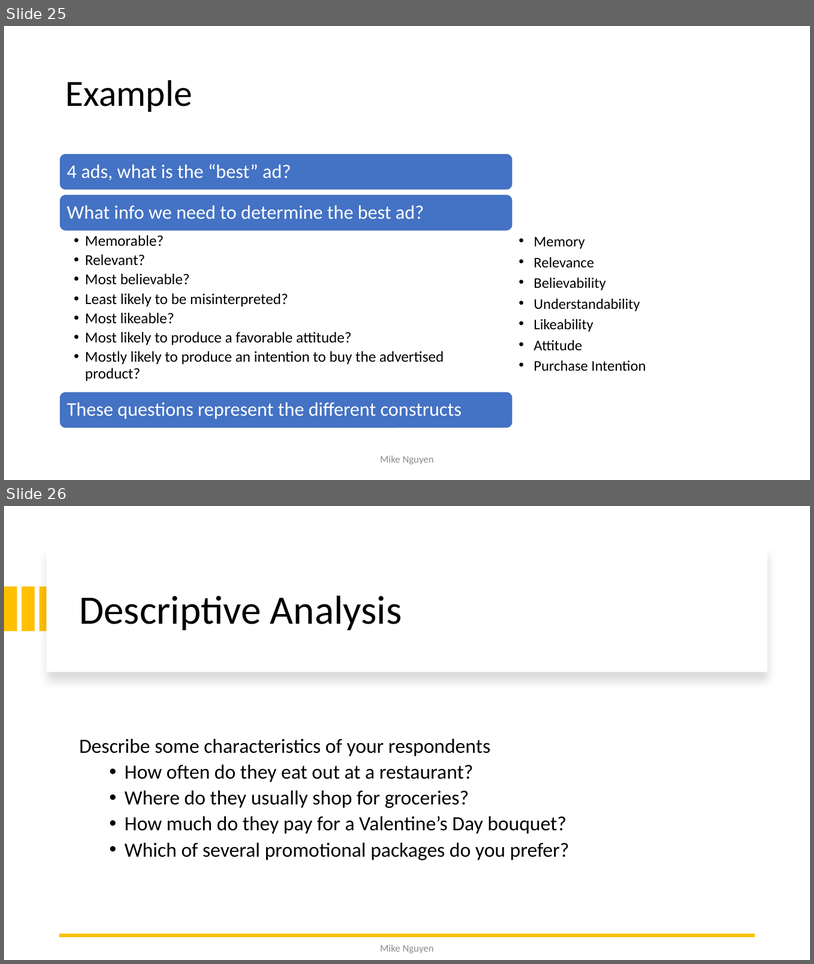
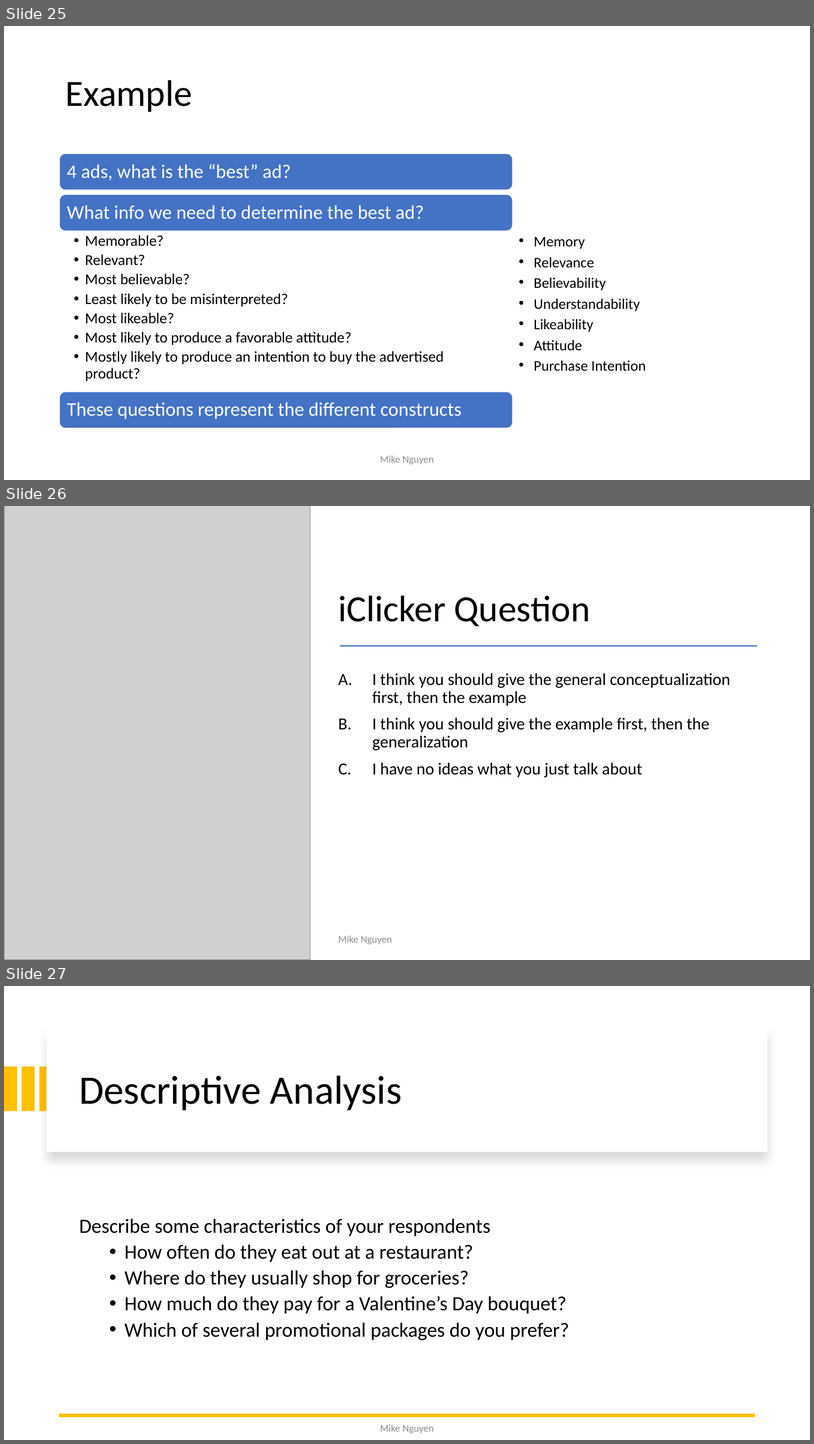
Before and after one commit to mikenguyen13/mar4050, a slide deck: lectures/4/1_External Secondary Data_Causal Research.pptx. Shown one above the other, each under a label of ours: slides 25 and 26 before the commit, slides 25, 26 and 27 after it. The pictures are 814x964 and 814x1444 pixels, drawn with LibreOffice and Linux fonts; fonts in the diff are those of the drawing; grey boxes stand for pictures. Boxes give left, top, right and bottom in pixels: in the first picture for what was removed or moved away, otherwise in the second. Text is boxed around its words. In the diff, an @@ line names an element or a change of style, - is before the commit and + after.

```diff
--- a/lectures/4/1_External Secondary Data_Causal Research.pptx
+++ b/lectures/4/1_External Secondary Data_Causal Research.pptx
@@ slide 26 added at [4, 506, 810, 960], background #FFFFFF @@
@@ picture added at [4, 506, 311, 960] @@
@@ title added at [338, 595, 591, 626], 44 pt, text #000000 @@
+iClicker Question
@@ line added from (341, 646) to (758, 646), #4472C4 1.5 pt @@
@@ text added at [372, 673, 731, 777], 20 pt, text #000000 @@
+A. I think you should give the general conceptualization first, then the example
+B. I think you should give the example first, then the generalization
+C. I have no ideas what you just talk about
@@ text added at [338, 935, 392, 944], 12 pt, text #8C8C8C @@
+Mike Nguyen
@@ what was slide 26 is now slide 27 @@
```
Also in this commit, not shown: 1 slide changed, 2 other slides added.
